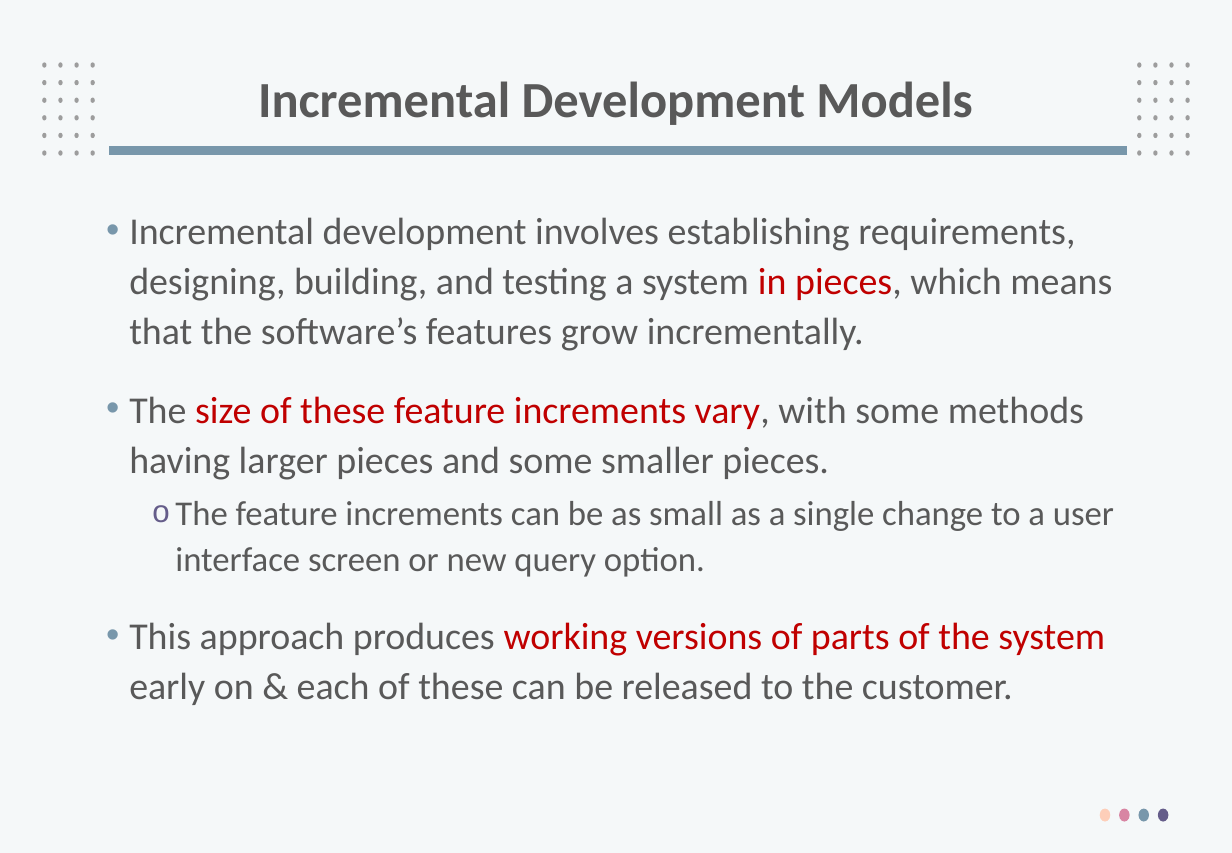
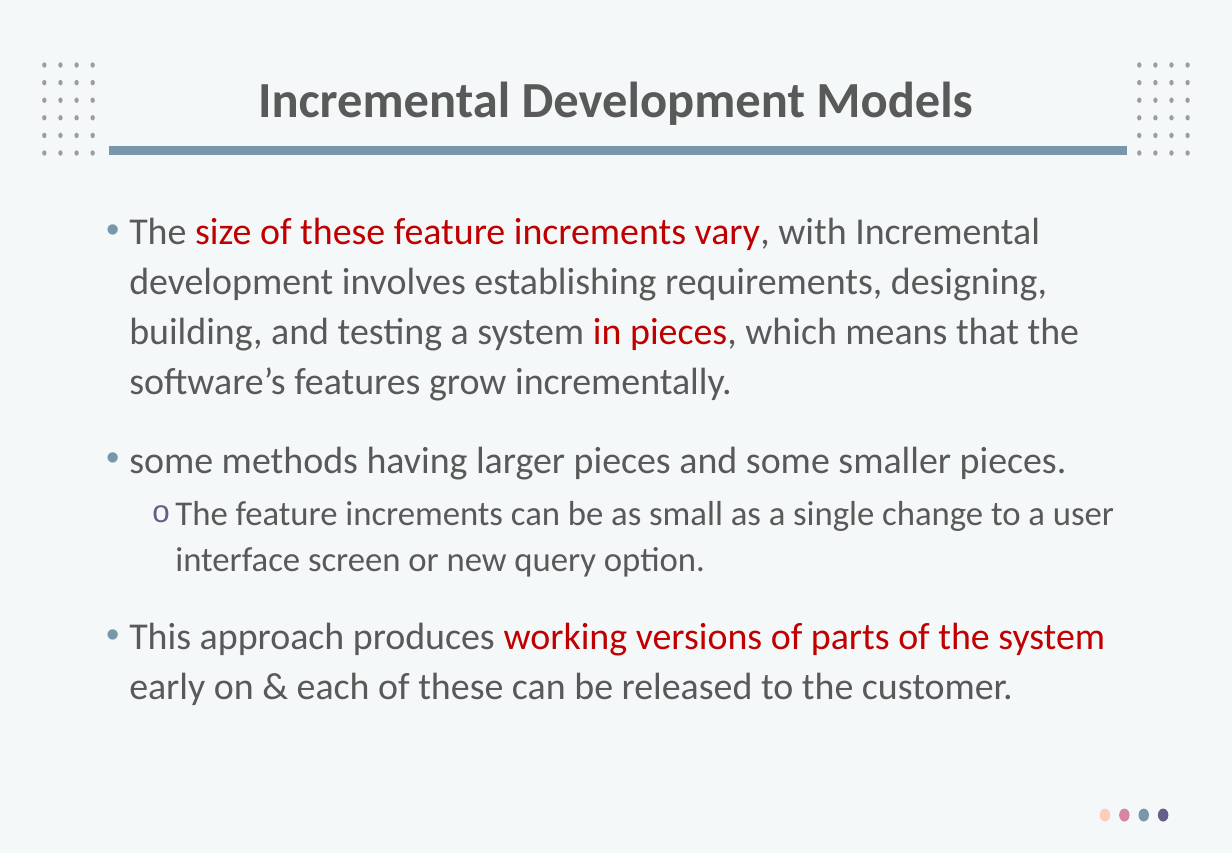
Before and after one commit to PhanManh2003/Specialization, a slide deck: slide 16 of 24_fall/SWT301/Slide 2018/SWT2_tim.pptx. Drawn at 1232x853 pixels with LibreOffice and Linux fonts; fonts in the diff are those of the drawing; background and template pictures are left out. Boxes give left, top, right and bottom in pixels: in the first picture for what was removed or moved away, otherwise in the second. Text is boxed around its words. In the diff, an @@ line names an element or a change of style, - is before the commit and + after.

```diff
--- a/24_fall/SWT301/Slide 2018/SWT2_tim.pptx
+++ b/24_fall/SWT301/Slide 2018/SWT2_tim.pptx
@@ text at (129, 217, 1079, 480): text changed @@
-• Incremental development involves establishing requirements, designing, building, and testing a system in pieces, which means that the software’s features grow incrementally.
-• The size of these feature increments vary, with some methods having larger pieces and some smaller pieces.
+• The size of these feature increments vary, with Incremental development involves establishing requirements, designing, building, and testing a system in pieces, which means that the software’s features grow incrementally.
+• some methods having larger pieces and some smaller pieces.
```
Also in this commit, not shown: 3 other slides changed, 7 other files.
